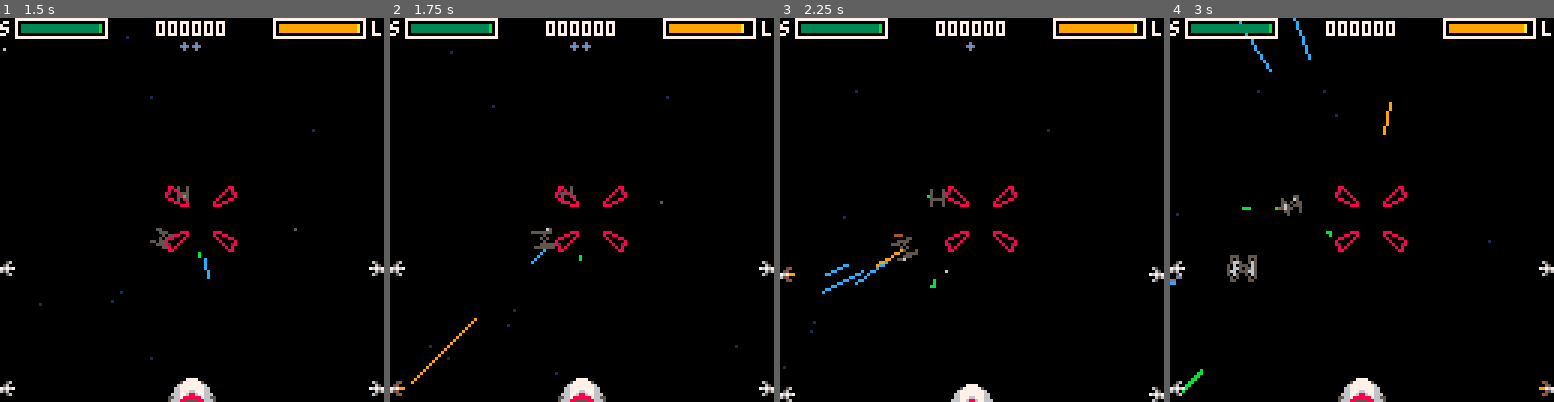
Above: before the commit, frames 1-4 (left to right).
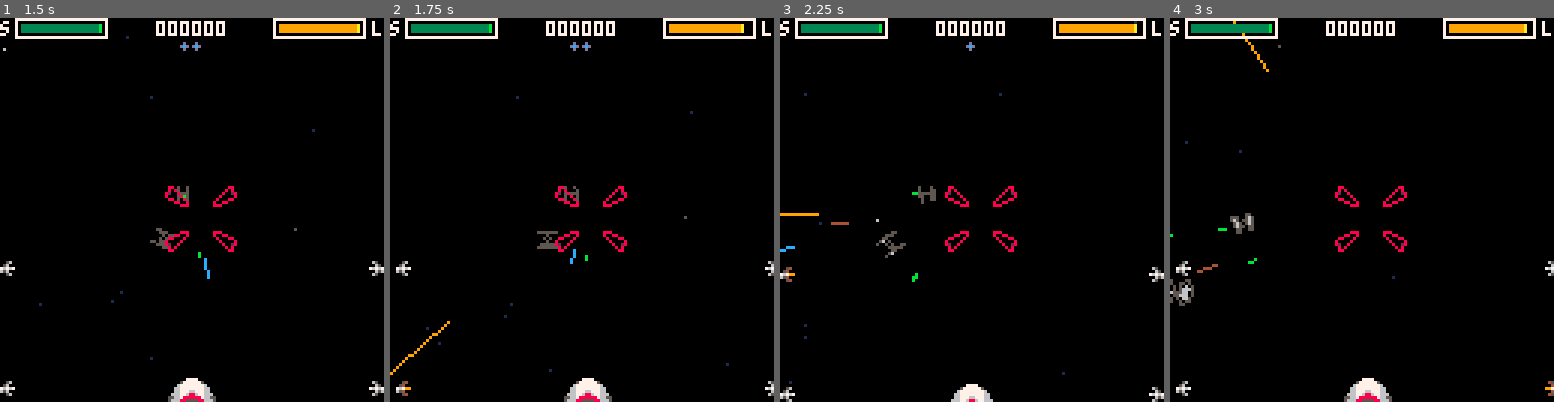
Above: after the commit, the same moments.

Repository: xavier/pico8
Game: PICO-8 cartridge games/xwing.p8
Same seed, same stepped clock (60 frames per second), same inputs: the game is played once before the commit and once after it.
Inputs:
- Up to frame 1 (1.5 s): tap X (X key) at 0.33, 1.07 s; tap O (Z key) at 0.7 s
- Up to frame 2 (1.75 s): hold Right from 1.6 s (still down); tap O (Z key) at 1.7 s
- Up to frame 3 (2.25 s): tap X (X key) at 1.85 s; release Right at 2.1 s; tap O (Z key) at 2.1 s; hold Up from 2.15 s (still down)
- Up to frame 4 (3 s): release Up at 2.42 s; hold Right from 2.47 s (still down); tap O (Z key) at 2.5, 2.9 s; tap X (X key) at 2.97 s

Frame 1 is identical in both runs. In frame 2, 1.6% of the frame differs, in the area x 0-100%, y 8-100%; in frame 3, 1.0%; in frame 4, 2.4%, in the area x 0-100%, y 0-100%.

Commit message:
Improve X-Wing motion physics

Diff:
--- a/games/xwing.p8
+++ b/games/xwing.p8
@@ -1063,7 +1063,10 @@
   torpedoes = 3,
   shake_x = 0,
   shake_y = 0,
-  vel = 0.6,
+  vel_x = 0,
+  vel_y = 0,
+  acc_x = 0,
+  acc_y = 0,
   roll = 0,
   lasers_level = 1,
   shields_level = 1,
@@ -1084,6 +1087,11 @@
   xwing.roll = sin(frame * 0.0025)
   xwing.gameover_delay = max(xwing.gameover_delay - 1, 0)
  else
+  -- motion
+  xwing.vel_x = min(xwing.vel_x+xwing.acc_x, 2) * 0.95
+  xwing.vel_y = min(xwing.vel_y+xwing.acc_y, 2) * 0.95
+  scene_cam[1] += xwing.vel_x
+  scene_cam[2] += xwing.vel_y
   -- autorepair
   local laser_repair = 0.005
   if xwing.lasers_level < 0.1 then
@@ -1155,26 +1163,30 @@
    return false -- halt update
   end
  else
+  local acc = 0.1
+
   if btn(0) then -- left
-   scene_cam[1] -= xwing.vel
+   xwing.acc_x = -acc
    xwing.shake_x = -2
-   bank(0.01)
+   bank(0.005)
   elseif btn(1) then -- right
-   scene_cam[1] += xwing.vel
+   xwing.acc_x = acc
    xwing.shake_x = 2
-   bank(-0.01)
+   bank(-0.005)
   else
-   unbank(0.02)
+   xwing.acc_x = 0
+   xwing.shake_x = 0
+   unbank(0.005)
   end
 
   if btn(2) then -- up
-   scene_cam[2] += xwing.vel
+   xwing.acc_y = acc
    xwing.shake_y = 2
   elseif btn(3) then -- down
-   scene_cam[2] -= xwing.vel
+   xwing.acc_y = -acc
    xwing.shake_y = -2
   else
-   xwing.shake_x = 0
+   xwing.acc_y = 0
    xwing.shake_y = 0
   end
 
@@ -1234,8 +1246,12 @@
  print("t"..#ties, 0, 28, col)
  print("m"..#mines, 0, 34, col)
  print("d"..#xwing.damages, 0, 40, col)
- print("cpu"..stat(1), 0, 50, col)
- print("mem"..stat(0), 0, 56, col)
+ print("ax"..xwing.acc_x, 0, 46, col)
+ print("vx"..xwing.vel_x, 0, 52, col)
+ print("ay"..xwing.acc_y, 0, 58, col)
+ print("vy"..xwing.vel_y, 0, 64, col)
+ print("cpu"..stat(1), 0, 72, col)
+ print("mem"..stat(0), 0, 78, col)
 end
 
 -- intro
